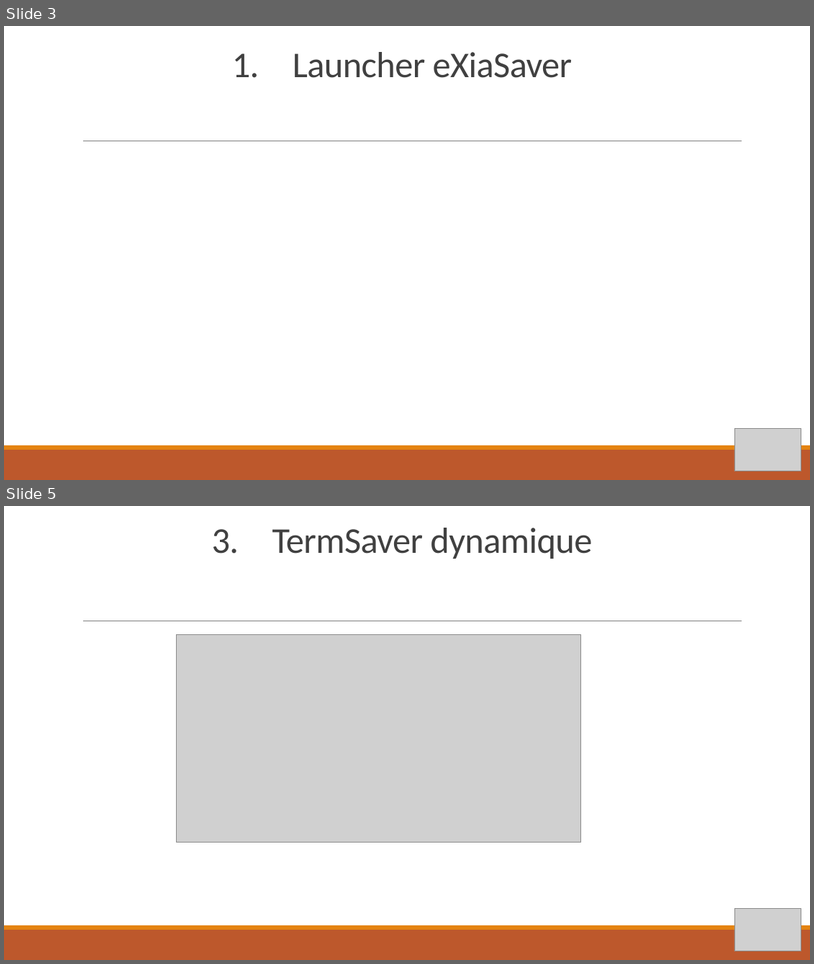
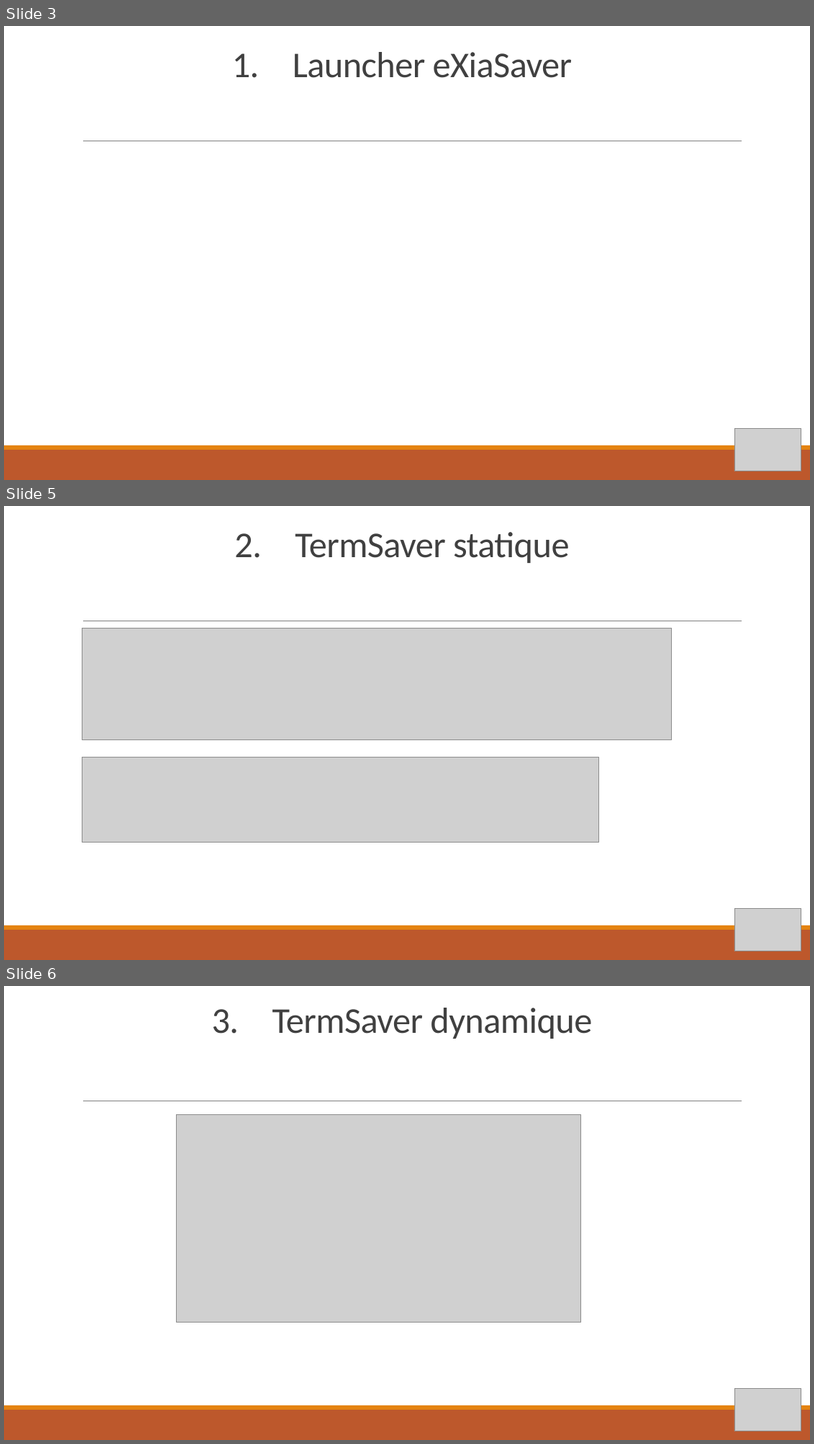
Before and after one commit to pierredumangin/Projet-eXiaSaver, a slide deck: PPT eXiaSaver.pptx. Shown one above the other, each under a label of ours: slides 3 and 5 before the commit, slides 3, 5 and 6 after it; the slides between them are not shown. The pictures are 814x964 and 814x1444 pixels, drawn with LibreOffice and Linux fonts; fonts in the diff are those of the drawing; grey boxes stand for pictures. Boxes give left, top, right and bottom in pixels: in the first picture for what was removed or moved away, otherwise in the second. Text is boxed around its words. In the diff, an @@ line names an element or a change of style, - is before the commit and + after.

```diff
--- a/PPT eXiaSaver.pptx
+++ b/PPT eXiaSaver.pptx
@@ slide 5 added at bbox=[4, 506, 810, 960], background #FFFFFF; not listed: 3 template elements that a slide beside it also shows @@
@@ title added at bbox=[234, 532, 569, 563], 43.2 pt, text #404040 @@
+2. TermSaver statique
@@ picture added at bbox=[82, 628, 672, 739] @@
@@ picture added at bbox=[82, 757, 599, 842] @@
@@ picture added at bbox=[735, 908, 801, 951] @@
@@ what was slide 5 is now slide 6 @@
```
Also in this commit, not shown: 1 slide changed.
